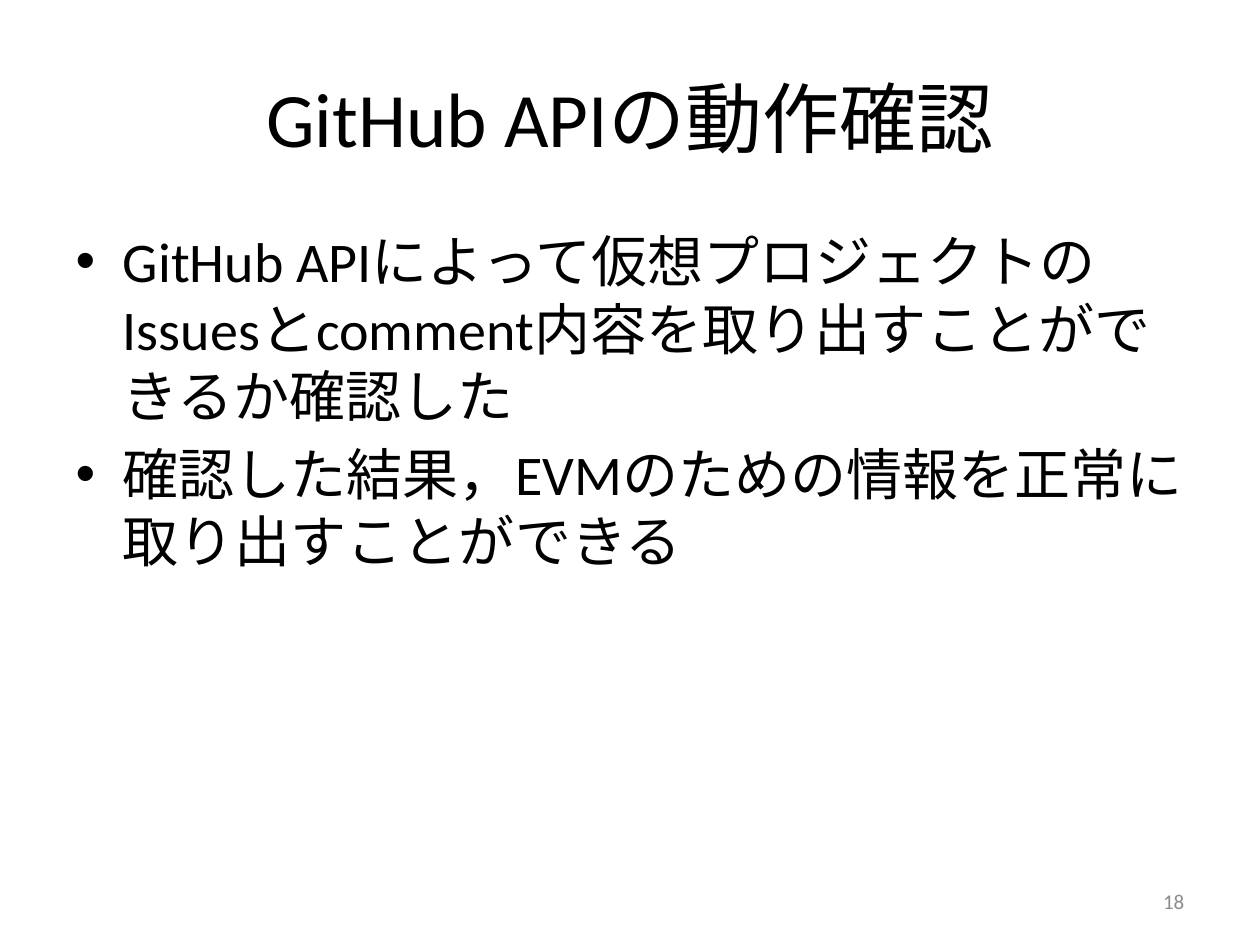
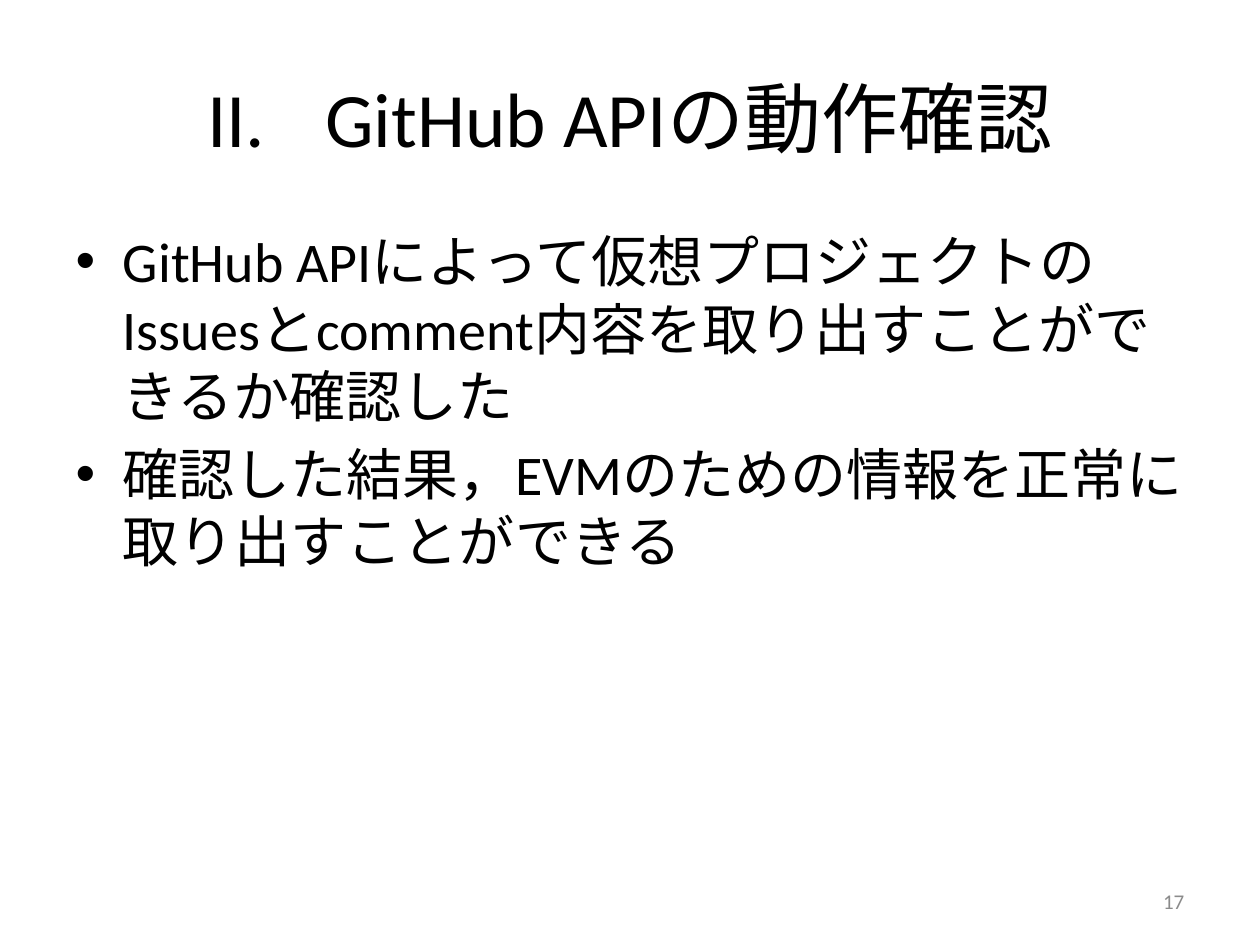
Before and after one commit to keimatsui/kadai, a slide deck: slide 17 of 卒業論文/2012/工藤亮/卒論発表（工藤）.pptx (slide 18 before the commit). Drawn at 1260x945 pixels with LibreOffice and Linux fonts; fonts in the diff are those of the drawing. Boxes give left, top, right and bottom in pixels: in the first picture for what was removed or moved away, otherwise in the second. Text is boxed around its words. In the diff, an @@ line names an element or a change of style, - is before the commit and + after.

```diff
--- a/卒業論文/2012/工藤亮/卒論発表（工藤）.pptx
+++ b/卒業論文/2012/工藤亮/卒論発表（工藤）.pptx
@@ title "GitHub APIの動作確認" at box(325, 83, 1052, 154): bullet none to I. @@
@@ page number at box(1163, 895, 1184, 909): text changed @@
-18
+17
```
Also in this commit, not shown: 8 other slides changed, 1 slide removed, 1 other file.
